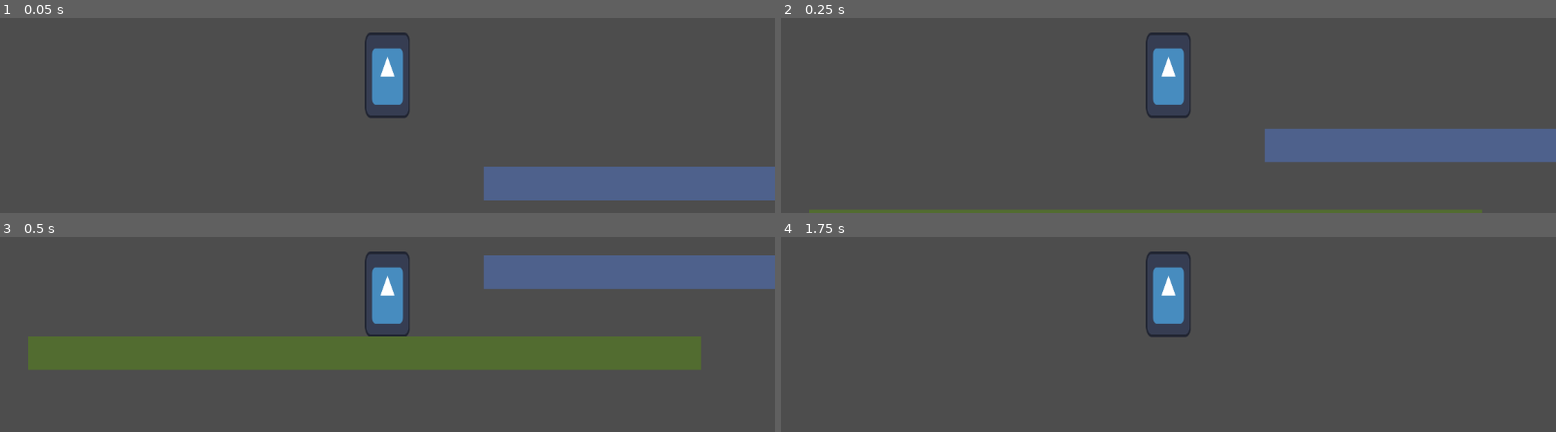
Above: before the commit, frames 1-4 (two rows, left to right).
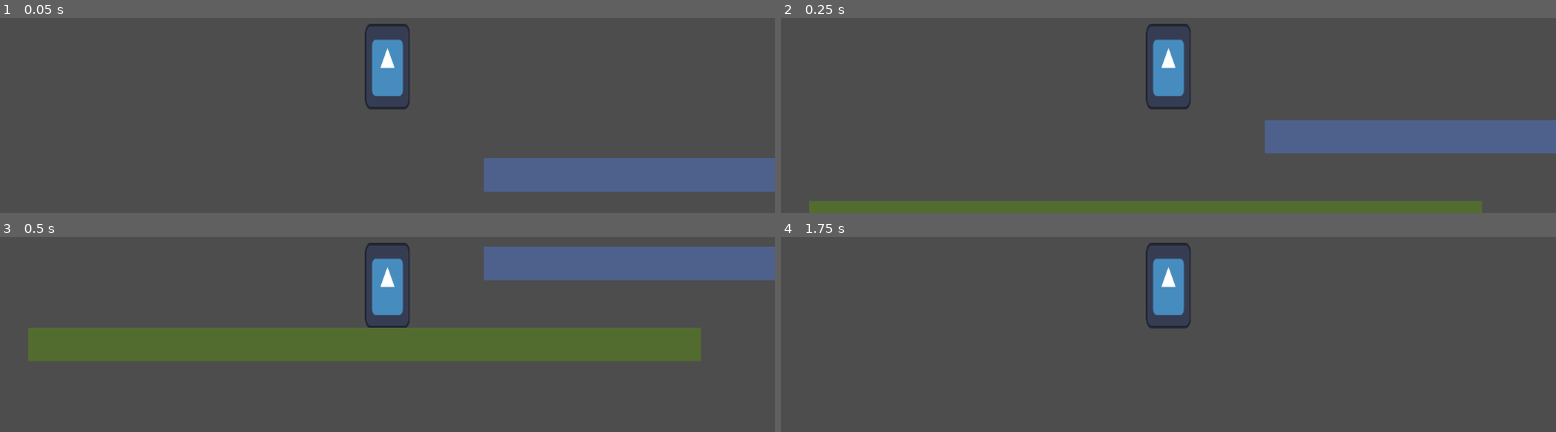
Above: after the commit, the same moments.

Repository: ArtemisSoftware/godot-experience
Game: Godot game, scene res://scenes/knight_world.tscn
Same seed, same stepped clock (60 frames per second), same inputs: the game is played once before the commit and once after it. The engine's default icon, where the game draws it, is replaced by a stand-in: a white triangle on a blue panel in a dark square.
Inputs:
- Up to frame 1 (0.05 s): no input
- Up to frame 2 (0.25 s): no input
- Up to frame 3 (0.5 s): no input
- Up to frame 4 (1.75 s): hold Right (move_right) from 0.53 s (still down); tap Space (jump) at 0.6, 0.77, 1.07, 1.35, 1.52 s

The runs differ from the first frame. In frame 1, 4.2% of the frame differs, in the area x 47-100%, y 2-94%; in frame 2, 7.7%; in frame 3, 11%, in the area x 3-100%, y 2-68%; in frame 4, 0.9%.

Commit message:
Adding friction to movement

Diff:
--- a/scenes/player.tscn
+++ b/scenes/player.tscn
@@ -20,4 +20,4 @@
 shape = SubResource("RectangleShape2D_yeidl")
 
 [node name="Camera2D" type="Camera2D" parent="."]
-position = Vector2(0, -182)
+position = Vector2(0, -169)
--- a/scripts/player.gd
+++ b/scripts/player.gd
@@ -21,12 +21,13 @@
 		if velocity.y > 1000:
 			velocity.y = 1000
 
-	if Input.is_action_just_pressed("jump"):
+	if Input.is_action_just_pressed("jump"): #&& is_on_floor(): #disables multiple jumps on the air
 		velocity.y = -jump_force
 
 	var horizontal_direction = Input.get_axis("move_left","move_right")
-	velocity.x = speed * horizontal_direction
-
+	#velocity.x = speed * horizontal_direction
+	velocity.x += speed * horizontal_direction #this 2 lines will add friction when moving
+	velocity.x *= 0.7
 	move_and_slide()
 
 	pass
